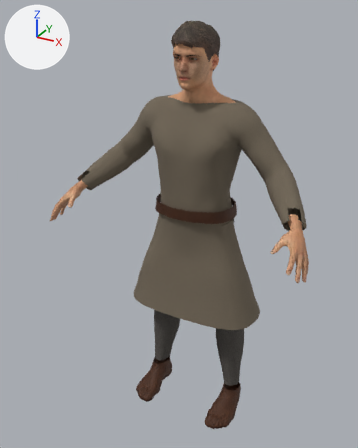
A saved change to the glTF model modelle/figuren/menschen/probe_mann/probe_mann.gltf.
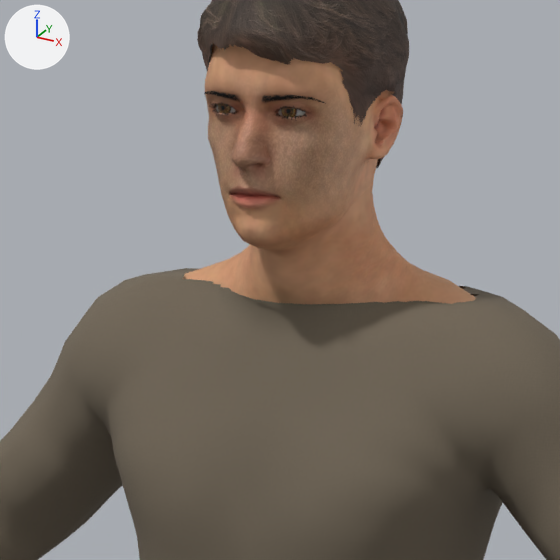
There are two pictures of each version: one whole from a 50 mm camera at (0.92, -1.866, 1.85) aimed at (-0.044, -0.113, 0.973), one close up on the part from 35% to 71% of the width and 7% to 36% of the height. Lighting does not change. The marker at upper left points along +X, +Y and +Z. The older version's two pictures come first. Vertices at exactly the same position are counted once.

Objects in the first close-up: 'Haare', 'Kittel', 'Koerper' and 3 more.
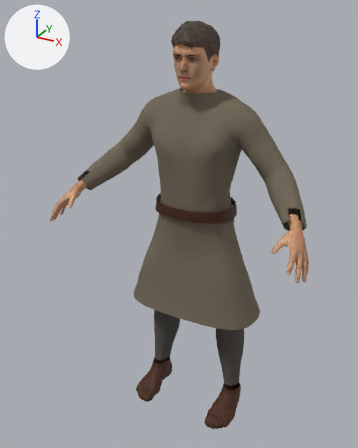
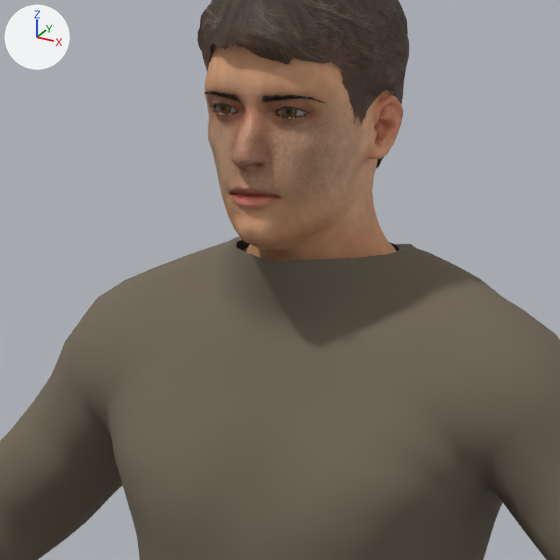
Location of each change, [x1, y1, x2, y2] in pixels of the close-ups (560 x 560 px):
'Kittel', reshaped: before [0, 268, 560, 560]; after [0, 237, 560, 560]
part 1 of me_kittel, built on: before [115, 268, 523, 332]; after [115, 237, 523, 332]
part 2 of me_koerper, deleted (brown): before [182, 253, 476, 304]

The change, as a diff of the scene's bpy script:
```diff
--- a/modelle/figuren/menschen/probe_mann/probe_mann.gltf.py
+++ b/modelle/figuren/menschen/probe_mann/probe_mann.gltf.py
@@ me_kittel @@
 # used by ob_kittel; location = (0.0, 0.0, 0.0)
-me_kittel.from_pydata(...)  # 1299 vertices, 2488 faces; spans x -0.528..0.528, y -0.232..0.115, z 0.924..1.5
+me_kittel.from_pydata(...)  # 1360 vertices, 2624 faces; spans x -0.528..0.528, y -0.232..0.115, z 0.924..1.54
+# me_kittel part 1
+# 36 vertices are removed from x -0.146..0.146, y -0.105..0.06, z 1.5
+# 68 faces are deleted
+# 4 vertices in x -0.115..0.115, y -0.058..-0.049, z 1.5 move by (0.0, 0.0, 0.006)
+# 12 vertices move from x -0.174..0.174, y -0.085..0.023, z 1.5 to x -0.174..0.174, y -0.084..0.023, z 1.502..1.514
+# 97 vertices are added at x -0.146..0.146, y -0.109..0.059, z 1.507..1.54
+# 204 new faces join them
 me_kittel.materials.append(mat_kittel)
@@ me_koerper @@
 # used by ob_koerper; location = (0.0, 0.0, 0.0)
-me_koerper.from_pydata(...)  # 7871 vertices, 15608 faces; spans x -0.58..0.58, y -0.386..0.072, z 0.573..1.783
+me_koerper.from_pydata(...)  # 7667 vertices, 15204 faces; spans x -0.58..0.58, y -0.386..0.046, z 0.573..1.783
+# me_koerper part 2
+# 204 vertices are removed from x -0.216..0.216, y -0.089..0.072, z 1.456..1.519
+# 404 faces are deleted
 me_koerper.materials.append(mat_haut)
```
